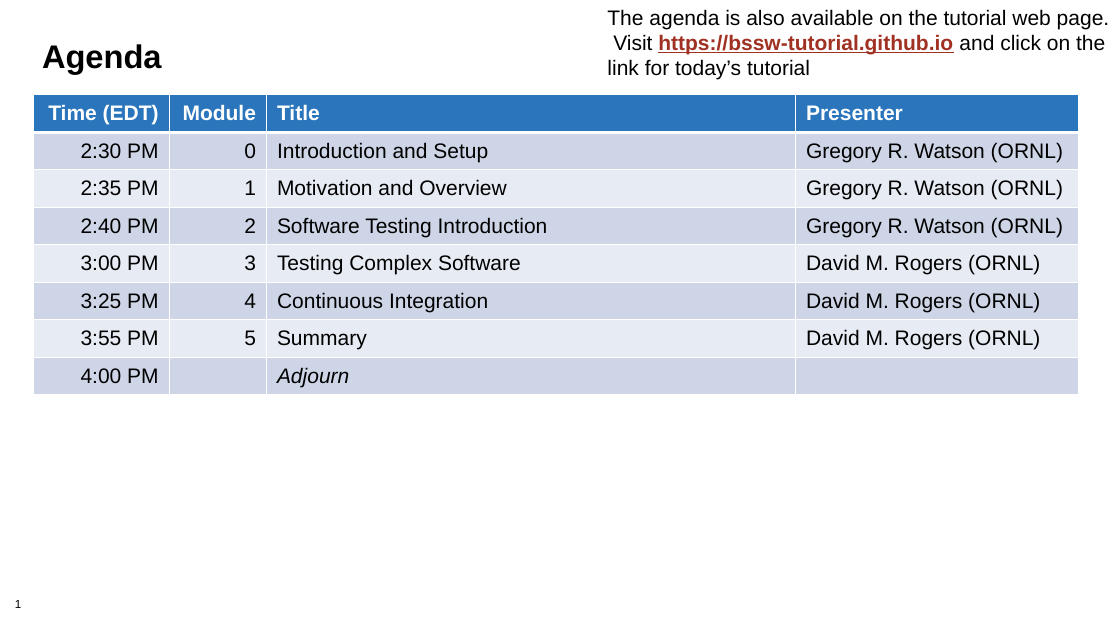
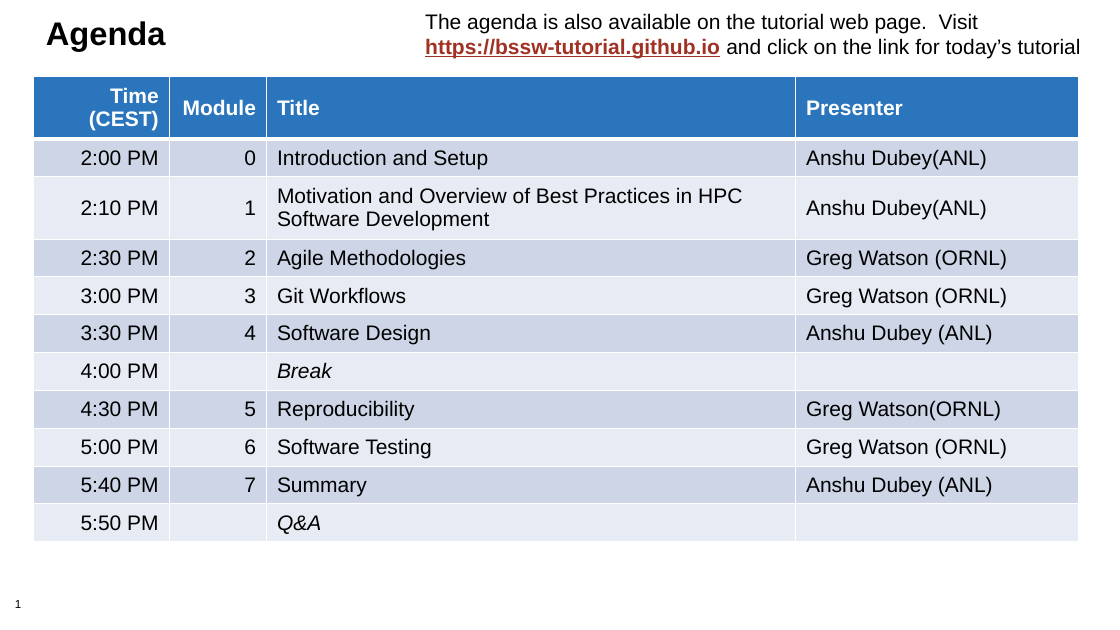
Before and after one commit to bssw-tutorial/presentations, a slide deck: slide 1 of agenda-master.pptx. Drawn at 1120x630 pixels with LibreOffice and Linux fonts; fonts in the diff are those of the drawing; background and template pictures are left out. Boxes give left, top, right and bottom in pixels: in the first picture for what was removed or moved away, otherwise in the second. Text is boxed around its words. In the diff, an @@ line names an element or a change of style, - is before the commit and + after.

```diff
--- a/agenda-master.pptx
+++ b/agenda-master.pptx
@@ title "Agenda": place and size @@
-title "Agenda" at (42,44,162,74)
+title "Agenda" at (46,21,166,51)
@@ text "The agenda is also available ..." rewrapped from (607,9,1110,80) to (425,13,1081,59) @@
@@ table at (34,76,1079,558) @@
-row 1: Time (EDT) | Module | Title | Presenter
-row 2: 2:30 PM | 0 | Introduction and Setup | Gregory R. Watson (ORNL)
-row 3: 2:35 PM | 1 | Motivation and Overview | Gregory R. Watson (ORNL)
-row 4: 2:40 PM | 2 | Software Testing Introduction | Gregory R. Watson (ORNL)
-row 5: 3:00 PM | 3 | Testing Complex Software | David M. Rogers (ORNL)
-row 6: 3:25 PM | 4 | Continuous Integration | David M. Rogers (ORNL)
-row 7: 3:55 PM | 5 | Summary | David M. Rogers (ORNL)
-row 8: 4:00 PM |  | Adjourn | 
+row 1: Time (CEST) | Module | Title | Presenter
+row 2: 2:00 PM | 0 | Introduction and Setup | Anshu Dubey(ANL)
+row 3: 2:10 PM | 1 | Motivation and Overview of Best Practices in HPC Software Development | Anshu Dubey(ANL)
+row 4: 2:30 PM | 2 | Agile Methodologies | Greg Watson (ORNL)
+row 5: 3:00 PM | 3 | Git Workflows | Greg Watson (ORNL)
+row 6: 3:30 PM | 4 | Software Design | Anshu Dubey (ANL)
+row 7: 4:00 PM |  | Break | 
+row 8: 4:30 PM | 5 | Reproducibility | Greg Watson(ORNL)
+row 9: 5:00 PM | 6 | Software Testing | Greg Watson (ORNL)
+row 10: 5:40 PM | 7 | Summary | Anshu Dubey (ANL)
+row 11: 5:50 PM |  | Q&A | 
@@ table: place and size @@
-table at (34,95,1079,408)
+table at (34,76,1079,558)
```
Also in this commit, not shown: 6 other files.
